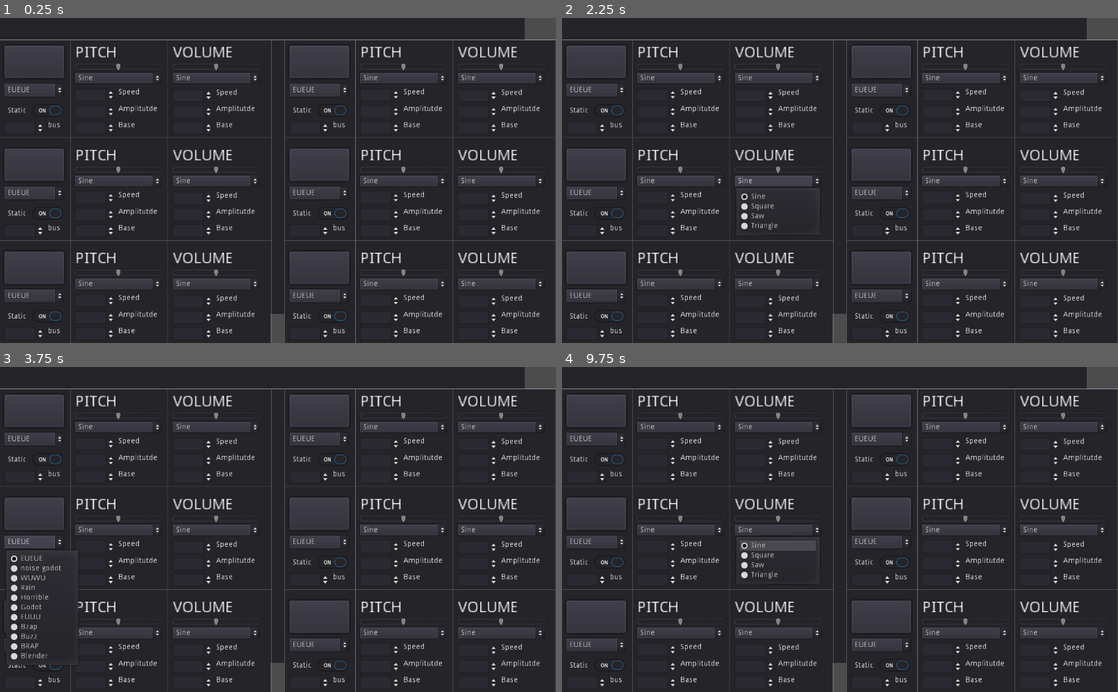
Above: before the commit, frames 1-4 (two rows, left to right).
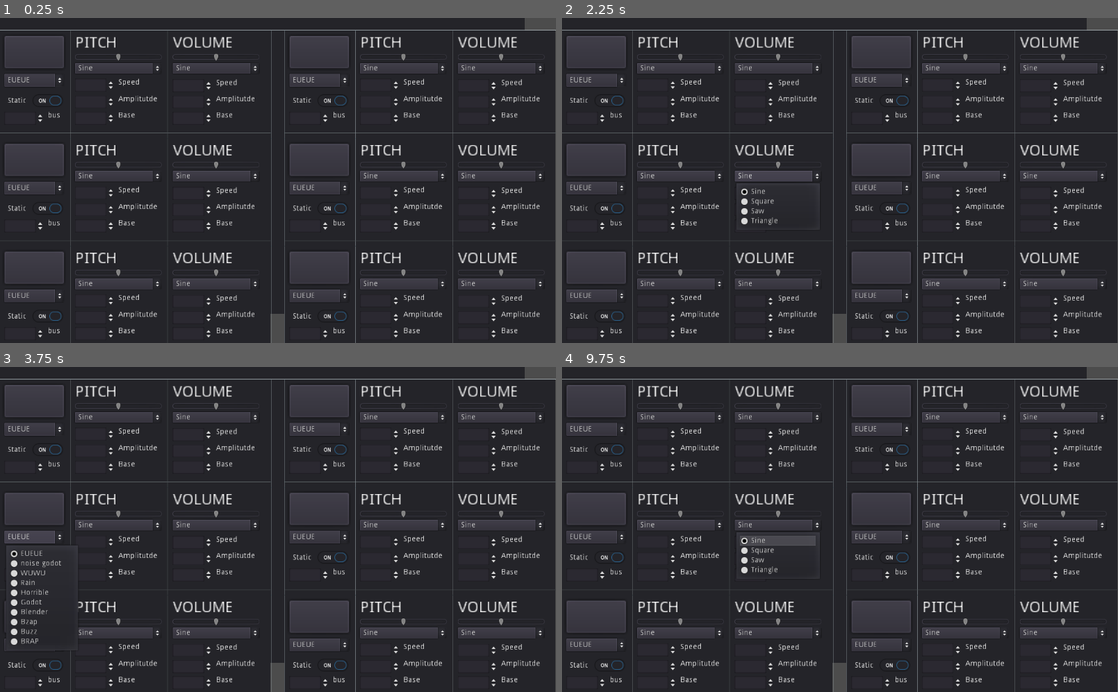
Above: after the commit, the same moments.

Repository: cis-ash/Audiotoy
Game: Godot game, scene res://Scenes/Main.tscn
The game is run twice, just before and just after one commit, with the same random seed, the same clock (stepped at 60 frames per second) and the same inputs.
Inputs (mouse positions are in pixels of both pictures, inside the frame that each line leads up to):
- Up to frame 1 (0.25 s): no input
- Up to frame 2 (2.25 s): click "EUEUE" at 0.5 s; click (595, 164) at 1.27 s; click "Sine" at 2 s
- Up to frame 3 (3.75 s): click "Static" at 2.75 s; click "EUEUE" at 3.5 s
- Up to frame 4 (9.75 s): click (595, 513) at 4.27 s; click "Sine" at 5 s; click "Static" at 5.75 s; click "EUEUE" at 6.5 s; click (595, 513) at 7.27 s; click "Sine" at 8 s; click "Static" at 8.75 s; tap Enter at 9.5 s

The runs differ from the first frame. In frame 1, 11% of the frame differs, in the area x 0-100%, y 3-69%; in frame 2, 12%; in frame 3, 12%, in the area x 0-100%, y 3-92%; in frame 4, 12%.

Commit message:
Normalized audo tweaked last sound

Diff:
--- a/Scenes/Main.tscn
+++ b/Scenes/Main.tscn
@@ -21,13 +21,12 @@
 
 [node name="Couple2" type="Control" parent="Panel" index="0"]
 
-editor/display_folded = true
 anchor_left = 0.0
 anchor_top = 0.0
 anchor_right = 0.0
 anchor_bottom = 0.0
-margin_top = 232.0
-margin_bottom = 232.0
+margin_top = 223.0
+margin_bottom = 223.0
 rect_pivot_offset = Vector2( 0, 0 )
 rect_clip_content = false
 mouse_filter = 0
@@ -93,8 +92,8 @@
 anchor_top = 0.0
 anchor_right = 0.0
 anchor_bottom = 0.0
-margin_top = 42.0
-margin_bottom = 42.0
+margin_top = 24.0
+margin_bottom = 24.0
 rect_pivot_offset = Vector2( 0, 0 )
 rect_clip_content = false
 mouse_filter = 0
--- a/Scenes/Soundmaker.gd
+++ b/Scenes/Soundmaker.gd
@@ -3,7 +3,7 @@
 export var pitch = 0.0
 var applied_pitch = 0.0
 var selected_sample = 1
-var samples = ["Samples/Drone 0","Samples/Drone 1","Samples/Drone 2","Samples/Drone 3","Samples/Drone 4","Samples/Drone 5","Samples/Drone 6","Samples/Drone 7","Samples/Drone 8","Samples/Drone 9","Samples/Drone 10"]
+var samples = ["Samples/Drone 0","Samples/Drone 1","Samples/Drone 2","Samples/Drone 3","Samples/Drone 4","Samples/Drone 5","Samples/Drone 6","Samples/Drone 7","Samples/Drone 8","Samples/Drone 9"]
 var animation = ["sine","square","saw","triangle"]
 var is_static = true
 var selected_volume_animation = 1
--- a/Scenes/drone.tscn
+++ b/Scenes/drone.tscn
@@ -7,10 +7,10 @@
 [ext_resource path="res://Samples/Drone/Drone_rain.ogg" type="AudioStream" id=5]
 [ext_resource path="res://Samples/Drone/Drone_horrible.ogg" type="AudioStream" id=6]
 [ext_resource path="res://Samples/Drone/Drone_godot.ogg" type="AudioStream" id=7]
-[ext_resource path="res://Samples/Drone/Drone_bzap.ogg" type="AudioStream" id=8]
-[ext_resource path="res://Samples/Drone/Drone_buzz.ogg" type="AudioStream" id=9]
-[ext_resource path="res://Samples/Drone/Drone_brap.ogg" type="AudioStream" id=10]
-[ext_resource path="res://Samples/Drone/Drone_blender.ogg" type="AudioStream" id=11]
+[ext_resource path="res://Samples/Drone/Drone_blender.ogg" type="AudioStream" id=8]
+[ext_resource path="res://Samples/Drone/Drone_bzap.ogg" type="AudioStream" id=9]
+[ext_resource path="res://Samples/Drone/Drone_buzz.ogg" type="AudioStream" id=10]
+[ext_resource path="res://Samples/Drone/Drone_brap.ogg" type="AudioStream" id=11]
 
 [sub_resource type="Animation" id=1]
 
@@ -272,7 +272,7 @@
 
 [node name="Drone 6" type="AudioStreamPlayer" parent="Samples" index="6"]
 
-stream = ExtResource( 2 )
+stream = ExtResource( 8 )
 volume_db = 0.0
 pitch_scale = 1.0
 autoplay = false
@@ -289,15 +289,6 @@
 bus = "Master"
 
 [node name="Drone 8" type="AudioStreamPlayer" parent="Samples" index="8"]
-
-stream = ExtResource( 9 )
-volume_db = 0.0
-pitch_scale = 1.0
-autoplay = false
-mix_target = 2
-bus = "Master"
-
-[node name="Drone 9" type="AudioStreamPlayer" parent="Samples" index="9"]
 
 stream = ExtResource( 10 )
 volume_db = 0.0
@@ -306,7 +297,7 @@
 mix_target = 2
 bus = "Master"
 
-[node name="Drone 10" type="AudioStreamPlayer" parent="Samples" index="10"]
+[node name="Drone 9" type="AudioStreamPlayer" parent="Samples" index="9"]
 
 stream = ExtResource( 11 )
 volume_db = 0.0
@@ -341,7 +332,7 @@
 margin_left = -1.0
 margin_top = -1.0
 margin_right = -10.0
-margin_bottom = 29.0
+margin_bottom = 38.0
 rect_pivot_offset = Vector2( 0, 0 )
 rect_clip_content = false
 mouse_filter = 0
@@ -356,9 +347,9 @@
 anchor_right = 0.0
 anchor_bottom = 0.5
 margin_left = 10.0
-margin_top = -15.0
+margin_top = -19.5
 margin_right = 120.0
-margin_bottom = 9.0
+margin_bottom = 4.5
 rect_pivot_offset = Vector2( 0, 0 )
 rect_clip_content = false
 focus_mode = 2
@@ -374,7 +365,7 @@
 text = "EUEUE"
 flat = false
 align = 0
-items = [ "EUEUE", null, false, 0, null, "noise godot", null …(104 unchanged characters)… , null, "Godot", null, false, 5, null, "EUUU", null, false, 6, null, "Bzap", null, false, 7, null, "Buzz", null, false, 8, null, "BRAP", null, false, 9, null, "Blender", null, false, 10, null ]
+items = [ "EUEUE", null, false, 0, null, "noise godot", null …(104 unchanged characters)… , null, "Godot", null, false, 5, null, "Blender", null, false, 6, null, "Bzap", null, false, 7, null, "Buzz", null, false, 8, null, "BRAP", null, false, 9, null ]
 selected = 0
 
 [node name="Trigger" type="Button" parent="Container/Panel" index="1"]
@@ -923,7 +914,7 @@
 anchor_bottom = 0.0
 margin_left = 130.0
 margin_right = 134.0
-margin_bottom = 190.0
+margin_bottom = 200.0
 rect_pivot_offset = Vector2( 0, 0 )
 rect_clip_content = false
 mouse_filter = 0
@@ -938,9 +929,9 @@
 anchor_right = 0.0
 anchor_bottom = 0.0
 margin_left = -129.0
-margin_top = 175.0
-margin_right = 372.0
-margin_bottom = 185.0
+margin_top = 185.0
+margin_right = 371.0
+margin_bottom = 195.0
 rect_pivot_offset = Vector2( 0, 0 )
 rect_clip_content = false
 mouse_filter = 0
@@ -955,9 +946,8 @@
 anchor_right = 0.0
 anchor_bottom = 0.0
 margin_left = 309.0
-margin_top = -1.0
 margin_right = 313.0
-margin_bottom = 190.0
+margin_bottom = 200.0
 rect_pivot_offset = Vector2( 0, 0 )
 rect_clip_content = false
 mouse_filter = 0
@@ -973,7 +963,7 @@
 anchor_bottom = 0.0
 margin_left = 500.0
 margin_right = 504.0
-margin_bottom = 191.0
+margin_bottom = 200.0
 rect_pivot_offset = Vector2( 0, 0 )
 rect_clip_content = false
 mouse_filter = 0
@@ -988,7 +978,7 @@
 anchor_right = 0.0
 anchor_bottom = 0.0
 margin_right = 4.0
-margin_bottom = 191.0
+margin_bottom = 200.0
 rect_pivot_offset = Vector2( 0, 0 )
 rect_clip_content = false
 mouse_filter = 0
Not shown: 1 places in Scenes/drone.tscn that only renumber resources
Not shown, changed: Samples/Drone/Drone_blender.ogg
Not shown, changed: Samples/Drone/Drone_brap.ogg
Not shown, changed: Samples/Drone/Drone_buzz.ogg
Not shown, changed: Samples/Drone/Drone_bzap.ogg
Not shown, changed: Samples/Drone/Drone_euuu.ogg
Not shown, changed: Samples/Drone/Drone_godot.ogg
Not shown, changed: Samples/Drone/Drone_horrible.ogg
Not shown, changed: Samples/Drone/Drone_rain.ogg
Not shown, changed: Samples/Drone/Drone_wuwuwu.ogg
Not shown, changed: Samples/Drone/godot_noise.ogg
